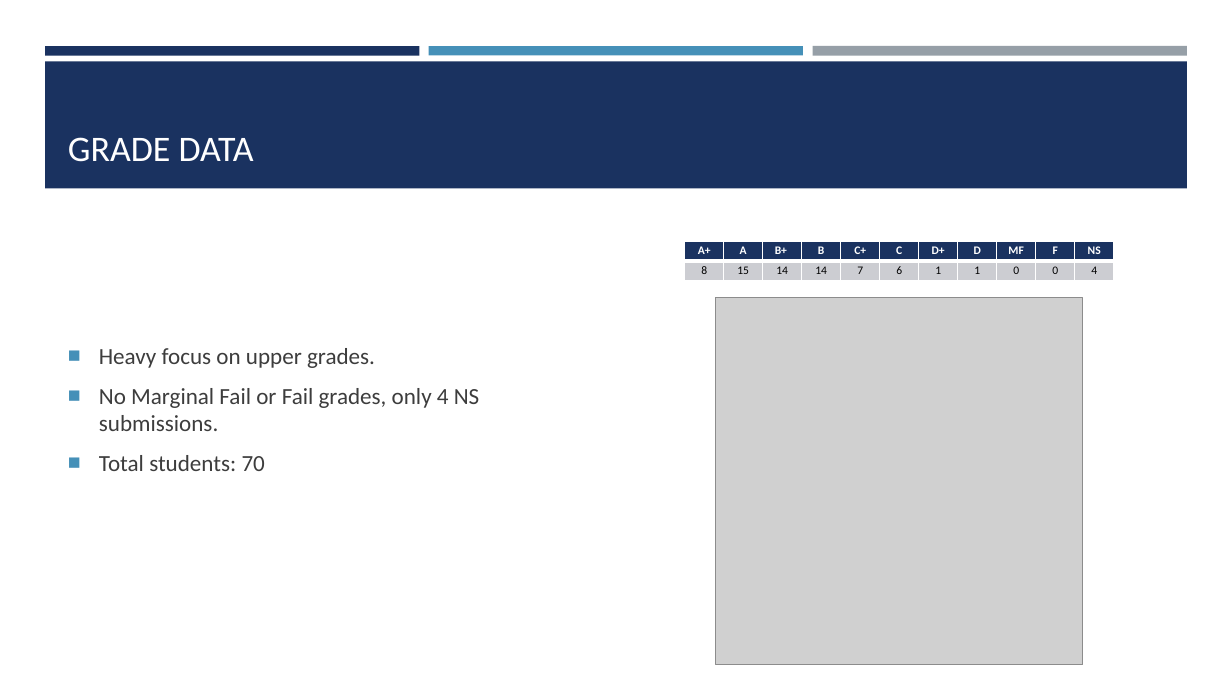
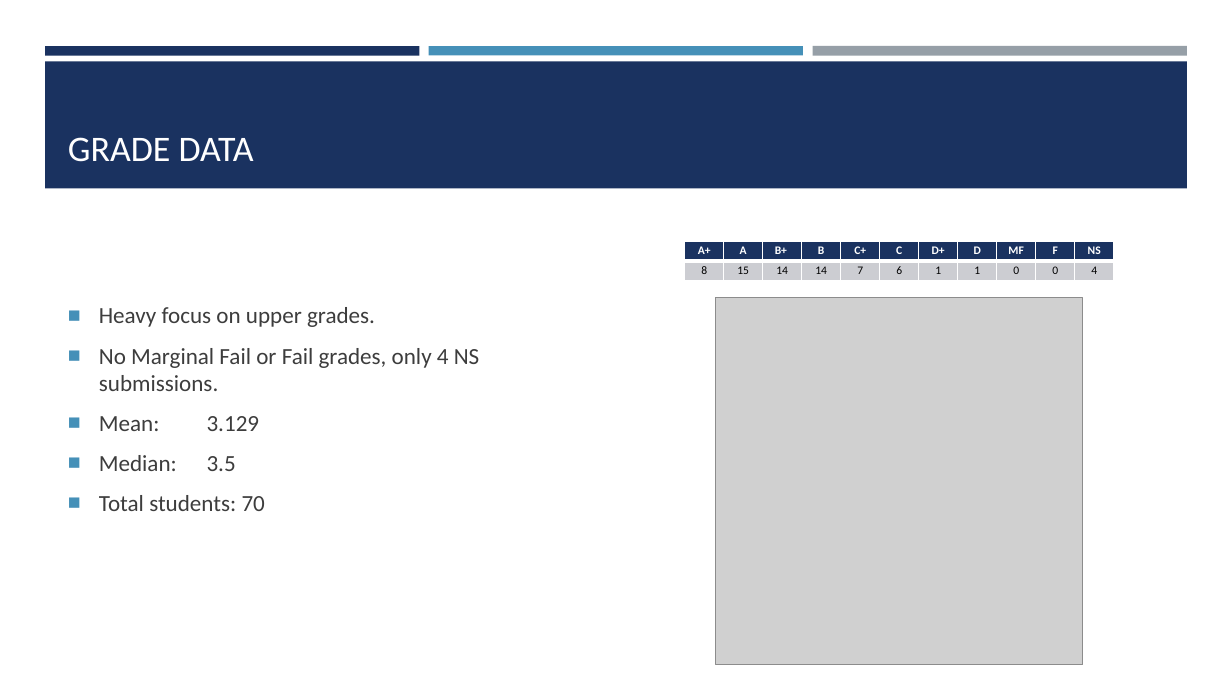
Before and after one commit to ChrisAcornleyPhD/CAP512Data, a slide deck: slide 13 of scripts/CAP512.pptx (slide 12 before the commit). Drawn at 1232x693 pixels with LibreOffice and Linux fonts; fonts in the diff are those of the drawing; grey boxes stand for pictures. Boxes give left, top, right and bottom in pixels: in the first picture for what was removed or moved away, otherwise in the second. Text is boxed around its words. In the diff, an @@ line names an element or a change of style, - is before the commit and + after.

Commit message:
Completed section on data comparison for presentation

```diff
--- a/scripts/CAP512.pptx
+++ b/scripts/CAP512.pptx
@@ text at [99,416,260,471]: paragraphs added @@
+■ Mean: 3.129
+■ Median: 3.5
```
Also in this commit, not shown: 3 other slides changed, 8 slides added, 6 slides removed.
